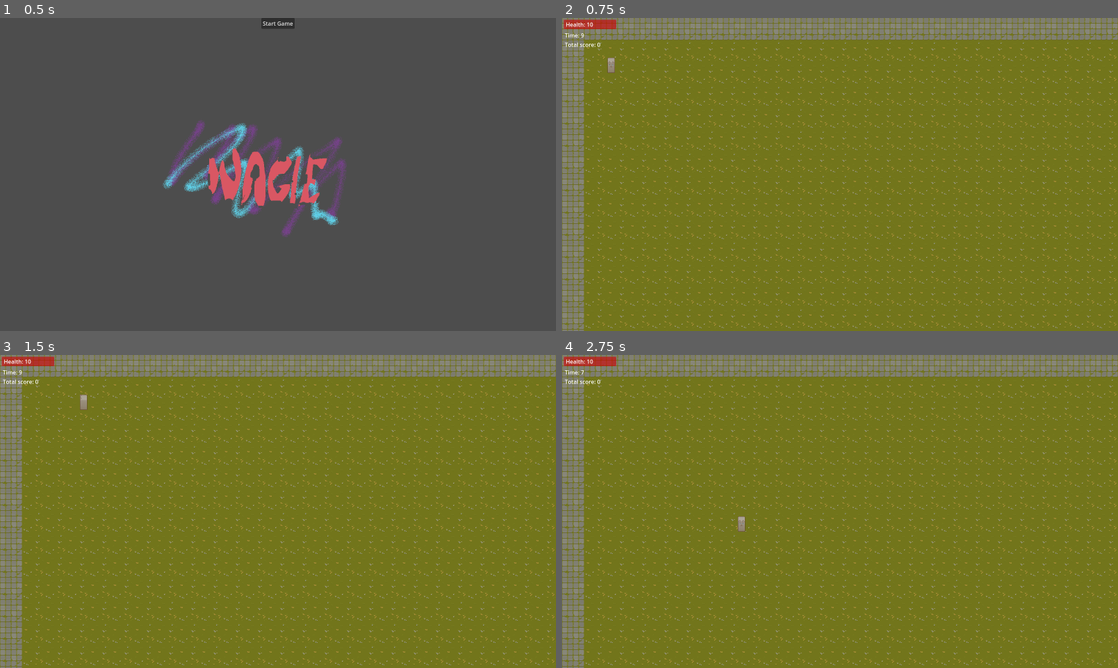
Above: before the commit, frames 1-4 (two rows, left to right).
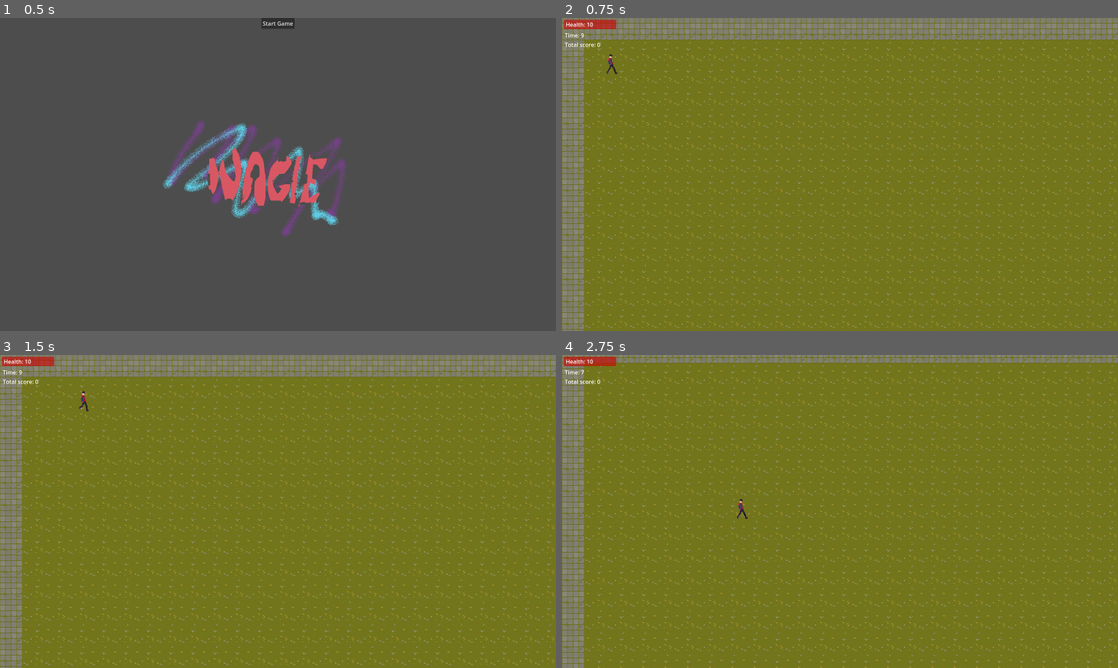
Above: after the commit, the same moments.

Repository: Huve/minor_inconvenience
Game: Godot game, scene res://StartMenu.tscn
The game is run twice, just before and just after one commit, with the same random seed, the same clock (stepped at 60 frames per second) and the same inputs.
Inputs:
- Up to frame 1 (0.5 s): no input
- Up to frame 2 (0.75 s): click "Start Game" at 0.5 s
- Up to frame 3 (1.5 s): tap Enter at 1.25 s; hold Right (ui_right) from 1.28 s (still down)
- Up to frame 4 (2.75 s): release Right (ui_right) at 2.03 s; hold Down (ui_down) from 2.03 s (still down)

Frame 1 is identical in both runs. In frame 2, less than 0.1% of the frame differs, in the area x 8-10%, y 11-18%; in frame 3, less than 0.1%; in frame 4, 13%, in the area x 0-100%, y 0-100%.

Commit message:
Animate player using new art

Diff:
--- a/Game.tscn
+++ b/Game.tscn
@@ -1,10 +1,10 @@
-[gd_scene load_steps=20 format=3 uid="uid://cnd4um8dqovvl"]
+[gd_scene load_steps=21 format=3 uid="uid://cnd4um8dqovvl"]
 
 [ext_resource type="Script" path="res://Game.gd" id="1_vbgrm"]
 [ext_resource type="Texture2D" uid="uid://digppf2l3kqo5" path="res://images/TX Tileset Grass.png" id="1_wvrlh"]
 [ext_resource type="Script" path="res://LevelTileMap.gd" id="3_7ymy6"]
 [ext_resource type="Script" path="res://PlayerCharacterBody2D.gd" id="4_7ludo"]
-[ext_resource type="Texture2D" uid="uid://u6p3vrwc2jtt" path="res://images/TX Player.png" id="4_f0eyl"]
+[ext_resource type="Texture2D" uid="uid://dmy4r6mkffxvx" path="res://images/fuckboi delivery guy-Main-Sprite-Sheet.png" id="5_ctpdi"]
 [ext_resource type="Script" path="res://PlayerCamera2D.gd" id="6_xnst2"]
 [ext_resource type="Script" path="res://GameInfoNode.gd" id="7_y38ur"]
 [ext_resource type="Script" path="res://HealthBar.gd" id="8_o522x"]
@@ -134,12 +134,29 @@
 "values": [1]
 }
 
+[sub_resource type="Animation" id="Animation_d75qu"]
+resource_name = "player_movement_right"
+length = 1.2
+tracks/0/type = "value"
+tracks/0/imported = false
+tracks/0/enabled = true
+tracks/0/path = NodePath("Sprite2D:frame")
+tracks/0/interp = 1
+tracks/0/loop_wrap = true
+tracks/0/keys = {
+"times": PackedFloat32Array(0, 0.1, 0.2, 0.3, 0.4, 0.5, 0.6, 0.7, 0.8, 0.9, 1, 1.1),
+"transitions": PackedFloat32Array(1, 1, 1, 1, 1, 1, 1, 1, 1, 1, 1, 1),
+"update": 1,
+"values": [0, 1, 2, 3, 4, 5, 6, 7, 8, 9, 10, 11]
+}
+
 [sub_resource type="AnimationLibrary" id="AnimationLibrary_vy8i4"]
 _data = {
 "RESET": SubResource("Animation_wfx0p"),
 "player_movement_1": SubResource("Animation_y2bht"),
 "player_movement_2": SubResource("Animation_bycuh"),
-"player_movement_3": SubResource("Animation_osodt")
+"player_movement_3": SubResource("Animation_osodt"),
+"player_movement_right": SubResource("Animation_d75qu")
 }
 
 [sub_resource type="RectangleShape2D" id="RectangleShape2D_01btm"]
@@ -159,8 +176,8 @@
 
 [node name="Sprite2D" type="Sprite2D" parent="PlayerCharacterBody2D"]
 position = Vector2(-1, -6)
-texture = ExtResource("4_f0eyl")
-hframes = 4
+texture = ExtResource("5_ctpdi")
+hframes = 12
 vframes = 2
 
 [node name="CollisionShape2D" type="CollisionShape2D" parent="PlayerCharacterBody2D"]
@@ -176,7 +193,6 @@
 position = Vector2(0, 2)
 limit_left = 0
 limit_top = 0
-position_smoothing_enabled = true
 position_smoothing_speed = 10.0
 script = ExtResource("6_xnst2")
 
--- a/PlayerCharacterBody2D.gd
+++ b/PlayerCharacterBody2D.gd
@@ -12,7 +12,7 @@
 
 func _process(_delta):
 	if Input.is_action_pressed("ui_right"):
-		_animation_player.play("player_movement_2")
+		_animation_player.play("player_movement_right")
 	elif Input.is_action_pressed("ui_left"):
 		_animation_player.play("player_movement_2")
 	elif Input.is_action_pressed("ui_up"):
Not shown, added: images/fuckboi delivery guy-Main-Sprite-Sheet.png.import
